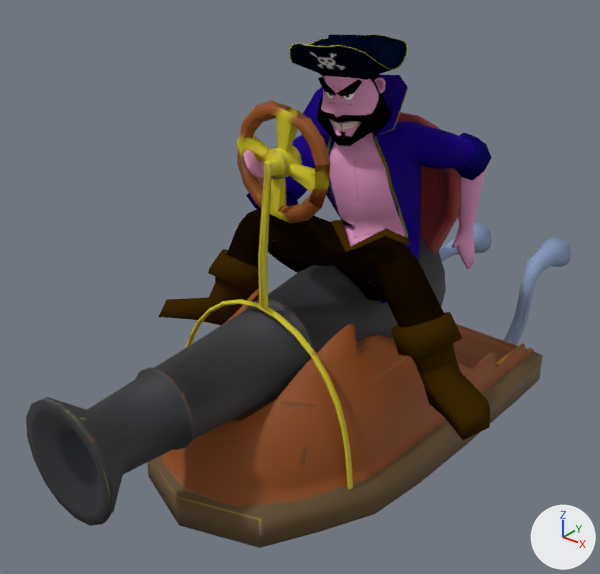
The OBJ model assets/Animacion/Pirata/Habilidad/PirataHabilidad_000178.obj, before and after one commit.
Before and after are seen from a 50 mm camera at (8.06, -12.78, 7.03) aimed at (-0.35, -2.26, 0.51). Arrows for +X, +Y and +Z are at lower right; the lights stay in place. Where no turn or scale is listed for an object, it has been applied to the vertices. Vertices at the same position are counted once.

Names of what the first picture shows: 'Pirata_PirataH', 'carro_pirata_carro_pirata.001'.
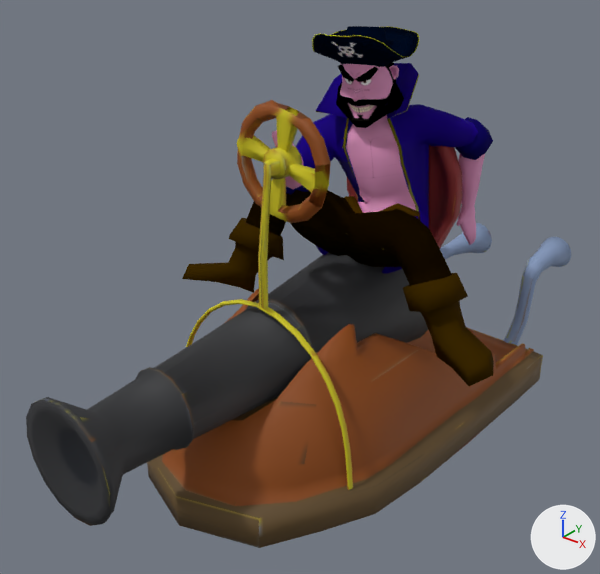
Diff of the bpy script that builds the scene:
```diff
--- a/assets/Animacion/Pirata/Habilidad/PirataHabilidad_000178.obj.py
+++ b/assets/Animacion/Pirata/Habilidad/PirataHabilidad_000178.obj.py
@@ me_pirata_piratah @@
 # used by ob_pirata_piratah; location = (0.0, 0.0, 0.0)
-me_pirata_piratah.from_pydata(...)  # 1340 vertices, 1341 faces; spans x -3.3..3.67, y -3.41..1.26, z -1.0..4.78
+me_pirata_piratah.from_pydata(...)  # 1340 vertices, 1341 faces; spans x -3.09..3.44, y -2.84..1.47, z -0.29..4.87
+# me_pirata_piratah part 1: the loose piece of 216 vertices spanning x -1.28..0.72, y -2.12..-0.03, z 3.87..4.78 is scaled about its middle by 0.918, then moved by (0.07, 0.4, 0.13)
+# me_pirata_piratah part 2: 1124 of 1340 vertices moved; they spanned x -3.3..3.67, y -3.41..1.26, z -1.0..4.51 and now span x -3.09..3.44, y -2.84..1.47, z -0.29..4.63; mean shift (0.03, 0.38, 0.34); largest move (-3.3, -3.03, -0.7) -> (-3.09, -2.55, 0.0)
 me_pirata_piratah.materials.append(mat_piratamat)
```

Location of each change, [x1, y1, x2, y2] in pixels of the pictures (600 x 574 px; the box of a moved part takes in the faces that stretch with it):
'Pirata_PirataH', reshaped (6% narrower, 11% shorter): before [159, 34, 492, 440]; after [182, 26, 494, 386]
part 1 of me_pirata_piratah, moved or reshaped: before [289, 34, 408, 80]; after [312, 26, 419, 67]
part 2 of me_pirata_piratah, moved or reshaped: before [159, 74, 492, 440]; after [182, 62, 494, 386]
